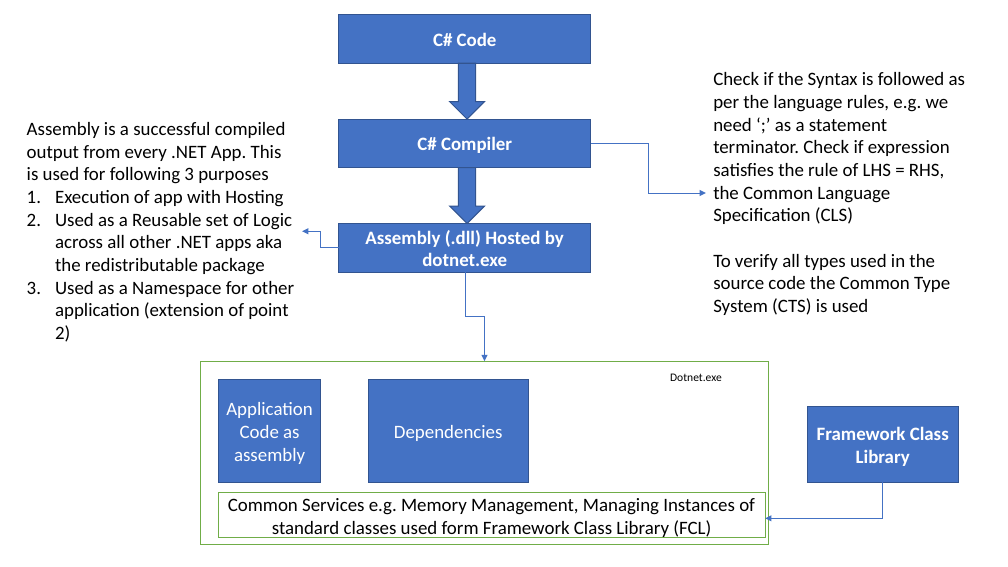
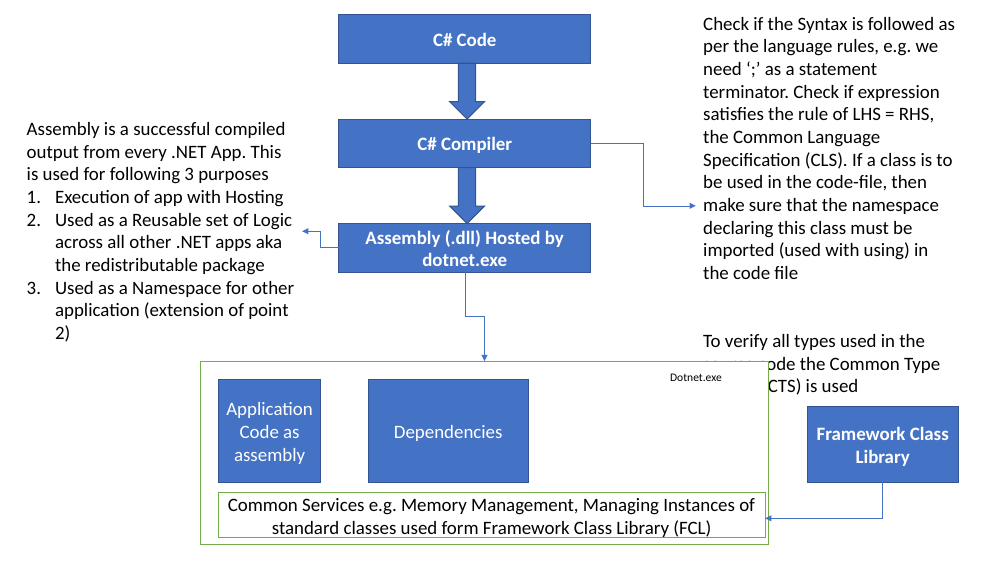
Before and after one commit to maheshsabnis/NetAppsNice, a slide deck: slide 2 of ppts.pptx. Drawn at 1008x567 pixels with LibreOffice and Linux fonts; fonts in the diff are those of the drawing. Boxes give left, top, right and bottom in pixels: in the first picture for what was removed or moved away, otherwise in the second. Text is boxed around its words. In the diff, an @@ line names an element or a change of style, - is before the commit and + after.

```diff
--- a/ppts.pptx
+++ b/ppts.pptx
@@ text "Check if the Syntax is ...": place and size @@
-text "Check if the Syntax is ..." at (713, 72, 965, 315)
+text "Check if the Syntax is ..." at (703, 17, 955, 398)
@@ text at (703, 17, 955, 279): text changed @@
-Check if the Syntax is followed as per the language rules, e.g. we need ‘;’ as a statement terminator. Check if expression satisfies the rule of LHS = RHS, the Common Language Specification (CLS)
+Check if the Syntax is followed as per the language rules, e.g. we need ‘;’ as a statement terminator. Check if expression satisfies the rule of LHS = RHS, the Common Language Specification (CLS). If a class is to be used in the code-file, then make sure that the namespace declaring this class must be imported (used with using) in the code file
@@ elbow arrow moved from (591, 144) - (706, 193) to (591, 144) - (696, 206) @@
```
Also in this commit, not shown: 2 slides added, 7 other files.
